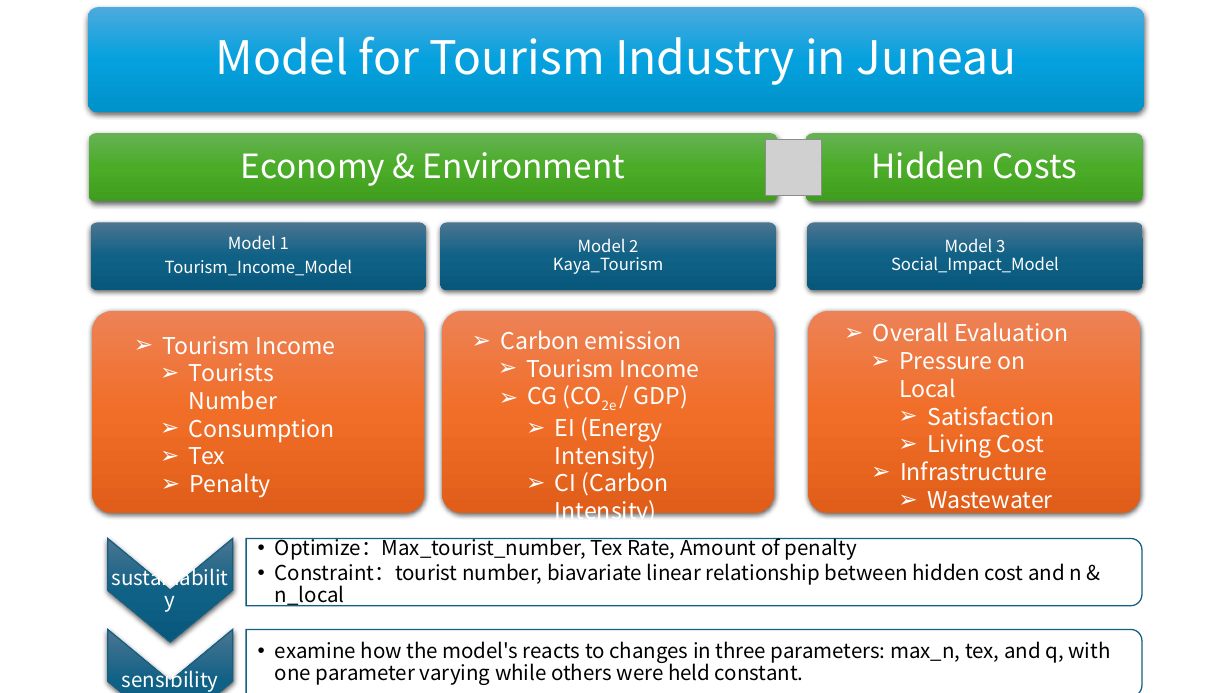
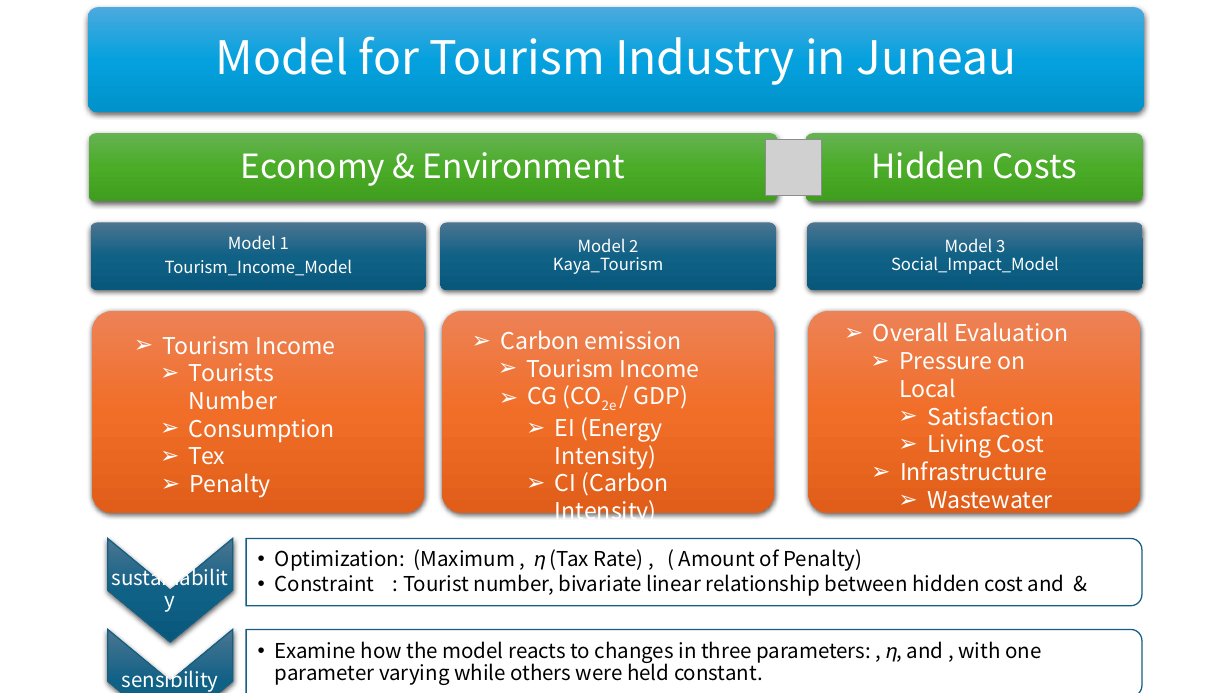
Before and after one commit to BlackMaple1203/MCM, a slide deck: slide 2 of 资料/流程图/流程图.pptx. Drawn at 1232x693 pixels with LibreOffice and Linux fonts; fonts in the diff are those of the drawing; grey boxes stand for pictures. Boxes give left, top, right and bottom in pixels: in the first picture for what was removed or moved away, otherwise in the second. Text is boxed around its words. In the diff, an @@ line names an element or a change of style, - is before the commit and + after.

```diff
--- a/资料/流程图/流程图.pptx
+++ b/资料/流程图/流程图.pptx
@@ text at (275, 549, 1065, 596): text changed @@
-  • Optimize：Max_tourist_number, Tex Rate, Amount of penalty
-  • Constraint：tourist number, biavariate linear relationship between hidden cost and n & n_local
+  • Optimization: (Maximum , 𝜂 (Tax Rate) , ( Amount of Penalty)
+  • Constraint : Tourist number, bivariate linear relationship between hidden cost and &
@@ text at (275, 641, 1041, 685): text changed @@
-  • examine how the model's reacts to changes in three parameters: max_n, tex, and q, with one parameter varying while others were held constant.
+  • Examine how the model reacts to changes in three parameters: , 𝜂, and , with one parameter varying while others were held constant.
```
Also in this commit, not shown: 27 other files.
